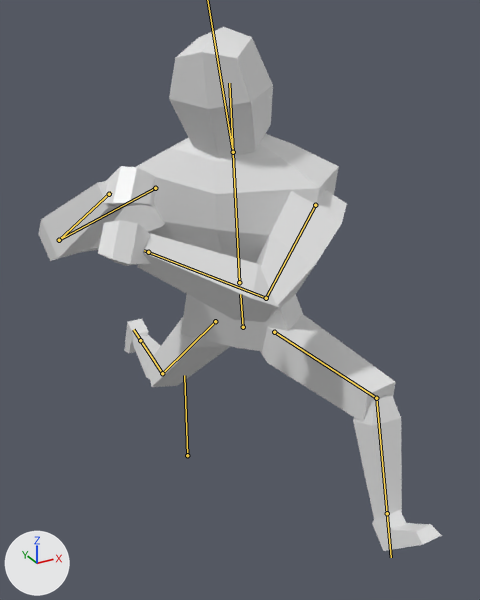
The FBX model Assets/Enemies/Crusader/crusader_basicanim.fbx as it was, and as the next commit left it.
Camera for both pictures: a camera (50 mm lens) standing at (-10.2, -23.4, 18.9) and looking at (-0.5, -5.8, 10.0). Lighting does not change. The marker at lower left points along +X, +Y and +Z. Both versions are drawn at frame 21 of the action 'Crusader_Armature.001|Run'; the numbers are the values there. The bones that bend it are drawn over the model as lines.

Names of what the first picture shows: 'Chest.001', 'Feet.001', 'Hands.001', 'Head.005', 'LowerArms.002', 'LowerLegs.001', 'UpperArms.001', 'UpperLegs.001'.
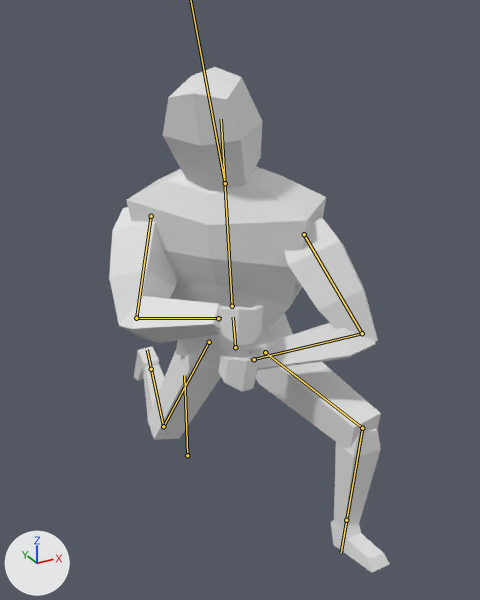
Changed parts and their boxes (x1, y1, x2, y2) in the pictures (480 x 600 px):
'Chest.001', posed (8% shorter)
    before: (136, 134, 339, 351)
    after: (126, 166, 326, 365)
'LowerArms.002', posed (6% wider, 47% shorter)
    before: (38, 181, 279, 322)
    after: (119, 296, 375, 370)
'UpperLegs.001', posed
    before: (148, 315, 396, 422)
    after: (147, 349, 381, 448)
'UpperArms.001', posed
    before: (80, 190, 347, 320)
    after: (109, 207, 378, 342)
'Head.005', posed
    before: (169, 27, 273, 158)
    after: (163, 67, 262, 191)
'LowerLegs.001', posed (11% narrower, 9% shorter)
    before: (133, 335, 402, 520)
    after: (143, 363, 381, 532)
'Hands.001', posed (12% narrower, 13% shorter)
    before: (98, 166, 157, 266)
    after: (211, 305, 263, 392)
'Feet.001', posed (20% narrower)
    before: (124, 319, 442, 551)
    after: (134, 347, 389, 572)
bone 'Hips', root to tip
    before: (243, 327) to (240, 294)
    after: (235, 347) to (233, 317)
bone 'LeftUpperArm', root to tip
    before: (315, 205) to (266, 298)
    after: (304, 234) to (362, 333)
bone 'LeftLowerArm', root to tip
    before: (266, 298) to (144, 250)
    after: (362, 333) to (250, 360)
bone 'WristIK_L', root to tip
    before: (148, 252) to (148, 252)
    after: (254, 359) to (254, 359)
bone 'RightUpperArm', root to tip
    before: (155, 188) to (59, 240)
    after: (151, 216) to (136, 318)
bone 'RightLowerArm', root to tip
    before: (59, 240) to (111, 192)
    after: (136, 318) to (221, 318)
bone 'WristIK_R', root to tip
    before: (109, 194) to (108, 194)
    after: (218, 318) to (218, 318)
bone 'LeftUpperLeg', root to tip
    before: (274, 332) to (376, 398)
    after: (265, 352) to (362, 428)
bone 'LeftLowerLeg', root to tip
    before: (376, 398) to (391, 557)
    after: (362, 428) to (341, 552)
bone 'RightUpperLeg', root to tip
    before: (215, 321) to (162, 373)
    after: (209, 342) to (163, 426)
bone 'RightLowerLeg', root to tip
    before: (162, 373) to (133, 329)
    after: (163, 426) to (147, 349)
bone 'AnkleIK_L', root to tip
    before: (387, 513) to (387, 513)
    after: (346, 520) to (346, 520)
bone 'LeftFoot', root to tip
    before: (387, 513) to (387, 514)
    after: (346, 520) to (346, 520)
bone 'AnkleIK_R', root to tip
    before: (140, 340) to (141, 340)
    after: (151, 369) to (151, 369)

Edits to the bpy script that builds the scene:
```text
Change bone_hips:
    where bone_hips = bpy.data.objects['Crusader_Armature.001'].pose.bones['Hips']  # child of 'Root'
    bone_hips.location: (5.45, -0.46, 0.0) -> (4.93, -1.54, 0.0)
Change bone_leftupperarm:
    where bone_leftupperarm = bpy.data.objects['Crusader_Armature.001'].pose.bones['LeftUpperArm']  # child of 'Chest'
    bone_leftupperarm.rotation_quaternion: (0.595, -0.292, 0.048, -0.747) -> (0.758, -0.223, 0.466, -0.398)  # degrees (-27, -22, -98) -> degrees (-57, 32, -73)
Change bone_leftlowerarm:
    where bone_leftlowerarm = bpy.data.objects['Crusader_Armature.001'].pose.bones['LeftLowerArm']  # child of 'LeftUpperArm'
    bone_leftlowerarm.rotation_quaternion: (0.89, 0.072, 0.0, -0.45) -> (0.749, 0.104, 0.0, -0.654)  # degrees (7, 4, -53) -> degrees (9, 8, -82)
Change bone_wristik_l:
    where bone_wristik_l = bpy.data.objects['Crusader_Armature.001'].pose.bones['WristIK_L']  # child of 'Chest'
    bone_wristik_l.location: (6.22, 0.33, 8.98) -> (3.96, -2.99, 6.98)
    bone_wristik_l.rotation_quaternion: (0.283, -0.114, -0.678, 0.669) -> (0.508, -0.236, -0.372, 0.74)  # degrees (-87, -13, 147) -> degrees (-52, -2, 112)
Change bone_rightupperarm:
    where bone_rightupperarm = bpy.data.objects['Crusader_Armature.001'].pose.bones['RightUpperArm']  # child of 'Chest'
    bone_rightupperarm.rotation_quaternion: (0.826, -0.188, 0.118, 0.519) -> (0.566, -0.296, -0.253, 0.727)  # degrees (-12, 23, 62) -> degrees (-45, 8, 101)
Change bone_rightlowerarm:
    where bone_rightlowerarm = bpy.data.objects['Crusader_Armature.001'].pose.bones['RightLowerArm']  # child of 'RightUpperArm'
    bone_rightlowerarm.rotation_quaternion: (0.71, 0.111, 0.0, 0.695) -> (0.849, 0.083, 0.0, 0.522)  # degrees (9, -9, 88) -> degrees (8, -5, 63)
Change bone_wristik_r:
    where bone_wristik_r = bpy.data.objects['Crusader_Armature.001'].pose.bones['WristIK_R']  # child of 'Chest'
    bone_wristik_r.location: (-4.98, 1.5, 6.55) -> (-5.09, -1.27, 9.63)
    bone_wristik_r.rotation_quaternion: (0.071, -0.251, 0.843, -0.47) -> (0.117, -0.576, 0.772, -0.243)  # degrees (56, -173, 30) -> degrees (-149, -6, -108)
Change bone_leftupperleg:
    where bone_leftupperleg = bpy.data.objects['Crusader_Armature.001'].pose.bones['LeftUpperLeg']  # child of 'Hips'
    bone_leftupperleg.rotation_quaternion: (0.626, 0.331, -0.356, -0.61) -> (0.651, 0.331, -0.363, -0.578)  # degrees (58, -2, -90) -> degrees (59, -5, -86)
Change bone_leftlowerleg:
    where bone_leftlowerleg = bpy.data.objects['Crusader_Armature.001'].pose.bones['LeftLowerLeg']  # child of 'LeftUpperLeg'
    bone_leftlowerleg.rotation_quaternion: (0.883, -0.075, 0.0, 0.464) -> (0.807, -0.095, 0.0, 0.582)  # degrees (-8, 4, 55) -> degrees (-9, 6, 71)
Change bone_rightupperleg:
    where bone_rightupperleg = bpy.data.objects['Crusader_Armature.001'].pose.bones['RightUpperLeg']  # child of 'Hips'
    bone_rightupperleg.rotation_quaternion: (0.863, 0.255, -0.361, -0.247) -> (0.892, 0.211, -0.392, -0.074)  # degrees (45, -30, -45) -> degrees (36, -42, -24)
Change bone_rightlowerleg:
    where bone_rightlowerleg = bpy.data.objects['Crusader_Armature.001'].pose.bones['RightLowerLeg']  # child of 'RightUpperLeg'
    bone_rightlowerleg.rotation_quaternion: (0.946, -0.052, 0.0, -0.319) -> (0.789, -0.099, 0.0, -0.607)  # degrees (-6, -2, -37) -> degrees (-9, -7, -75)
Change bone_ankleik_l:
    where bone_ankleik_l = bpy.data.objects['Crusader_Armature.001'].pose.bones['AnkleIK_L']  # child of 'Root'
    bone_ankleik_l.location: (-4.2, -12.19, -0.07) -> (-2.55, -10.39, -0.04)
Change bone_leftfoot:
    where bone_leftfoot = bpy.data.objects['Crusader_Armature.001'].pose.bones['LeftFoot']  # child of 'AnkleIK_L'
    bone_leftfoot.rotation_quaternion: (1.0, 0.0, 0.0, 0.0) -> (0.965, 0.002, 0.0, 0.263)  # degrees (0, 0, 0) -> degrees (0, 0, 31)
Change bone_ankleik_r:
    where bone_ankleik_r = bpy.data.objects['Crusader_Armature.001'].pose.bones['AnkleIK_R']  # child of 'Root'
    bone_ankleik_r.location: (4.05, 2.19, -0.07) -> (3.12, 1.07, -0.05)
```
